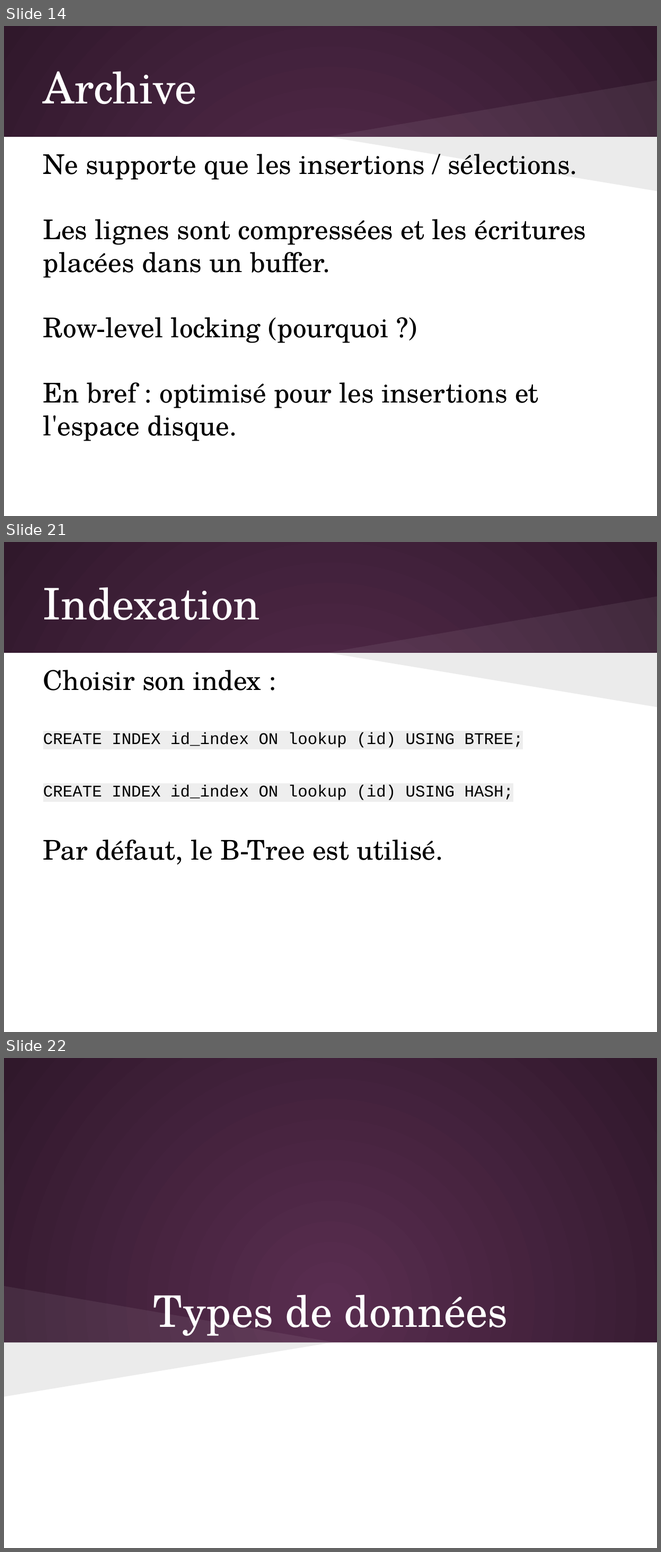
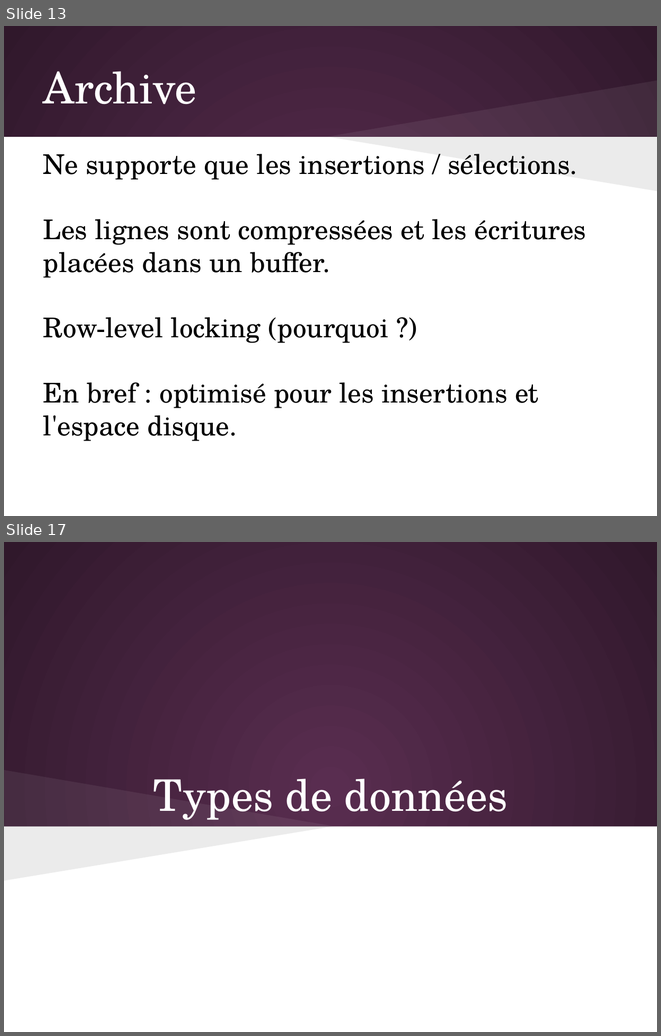
Before and after one commit to olivier-pitton/dant, a slide deck: mysql/Cours_MySQL.pptx. Shown one above the other, each under a label of ours: slides 14, 21 and 22 before the commit, slides 13 and 17 after it; the slides between them are not shown. The pictures are 661x1552 and 661x1036 pixels, drawn with LibreOffice and Linux fonts; fonts in the diff are those of the drawing. Boxes give left, top, right and bottom in pixels: in the first picture for what was removed or moved away, otherwise in the second. Text is boxed around its words. In the diff, an @@ line names an element or a change of style, - is before the commit and + after.

```diff
--- a/mysql/Cours_MySQL.pptx
+++ b/mysql/Cours_MySQL.pptx
@@ slide 21 removed at box(4, 542, 657, 1032), background gradient #592D50 to #30182B; not listed: 3 template elements that a slide beside it also shows @@
@@ title removed at box(43, 587, 260, 620) @@
-Indexation
@@ text removed at box(43, 670, 523, 864) @@
-Choisir son index :
-CREATE INDEX id_index ON lookup (id) USING BTREE;
-CREATE INDEX id_index ON lookup (id) USING HASH;
-Par défaut, le B-Tree est utilisé.
@@ what was slide 14 is now slide 13 @@
@@ what was slide 22 is now slide 17 @@
```
Also in this commit, not shown: 2 slides added, 6 other slides removed, 3 other files.
